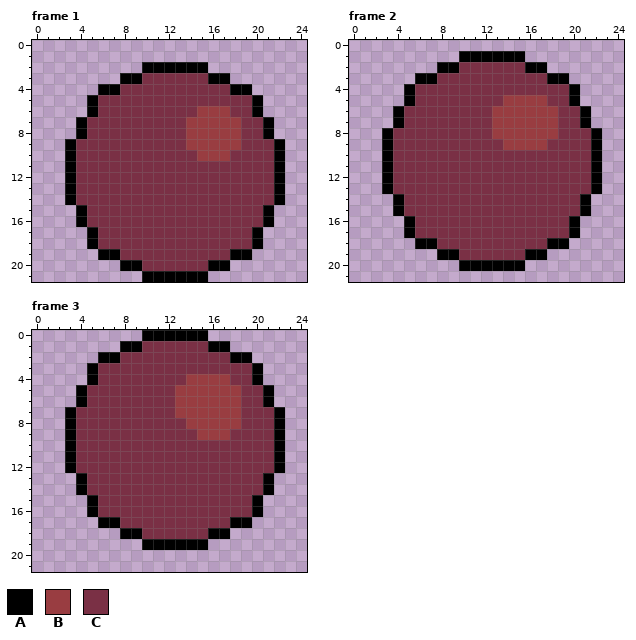
Two states of a pixel-art file, art/heart.ase. The picture above was drawn from the file before the commit.
25x22 pixels, 5 frames. Shown: frame 1, frame 2, frame 3. The commit also changed other frames, which this record leaves out.
Palette (. is transparent): A #000000  B #993d41  C #7a3045
Now the later version:
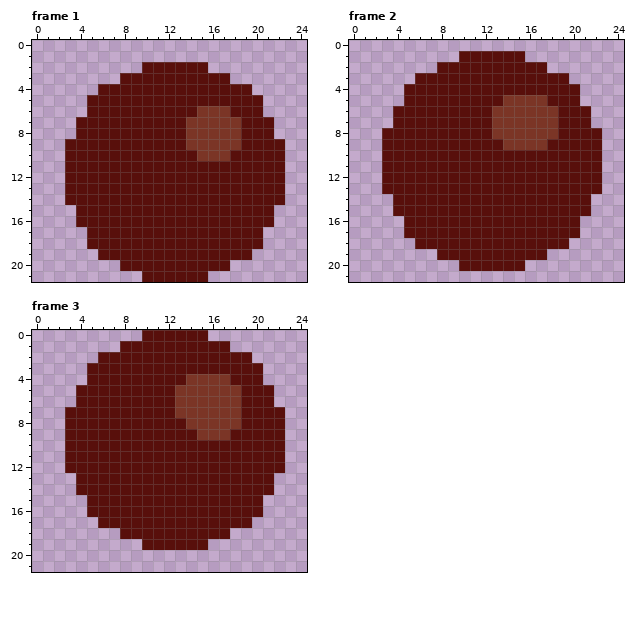
Diff:
Colour B changes from #993d41 to #7b3526.
Colour C changes from #7a3045 to #580f0b.
Frame 1:
The edit turns colour A into colour C in row 2 at x 10 to 15; in row 3 at x 8 to 9 and 16 to 17; in row 4 at x 6 to 7 and 18 to 19; in rows 5 to 6 at x 5 and 20; in rows 7 to 8 at x 4 and 21; in rows 9 to 14 at x 3 and 22.
The edit turns colour A into colour C in rows 15 to 16 at x 4 and 21; in rows 17 to 18 at x 5 and 20; in row 19 at x 6 to 7 and 18 to 19; in row 20 at x 8 to 9 and 16 to 17; in row 21 at x 10 to 15.
Frame 2:
The edit turns colour A into colour C in row 1 at x 10 to 15; in row 2 at x 8 to 9 and 16 to 17; in row 3 at x 6 to 7 and 18 to 19; in rows 4 to 5 at x 5 and 20; in rows 6 to 7 at x 4 and 21; in rows 8 to 13 at x 3 and 22.
The edit turns colour A into colour C in rows 14 to 15 at x 4 and 21; in rows 16 to 17 at x 5 and 20; in row 18 at x 6 to 7 and 18 to 19; in row 19 at x 8 to 9 and 16 to 17; in row 20 at x 10 to 15.
Frame 3:
The edit turns colour A into colour C in row 0 at x 10 to 15; in row 1 at x 8 to 9 and 16 to 17; in row 2 at x 6 to 7 and 18 to 19; in rows 3 to 4 at x 5 and 20; in rows 5 to 6 at x 4 and 21; in rows 7 to 12 at x 3 and 22.
The edit turns colour A into colour C in rows 13 to 14 at x 4 and 21; in rows 15 to 16 at x 5 and 20; in row 17 at x 6 to 7 and 18 to 19; in row 18 at x 8 to 9 and 16 to 17; in row 19 at x 10 to 15.
